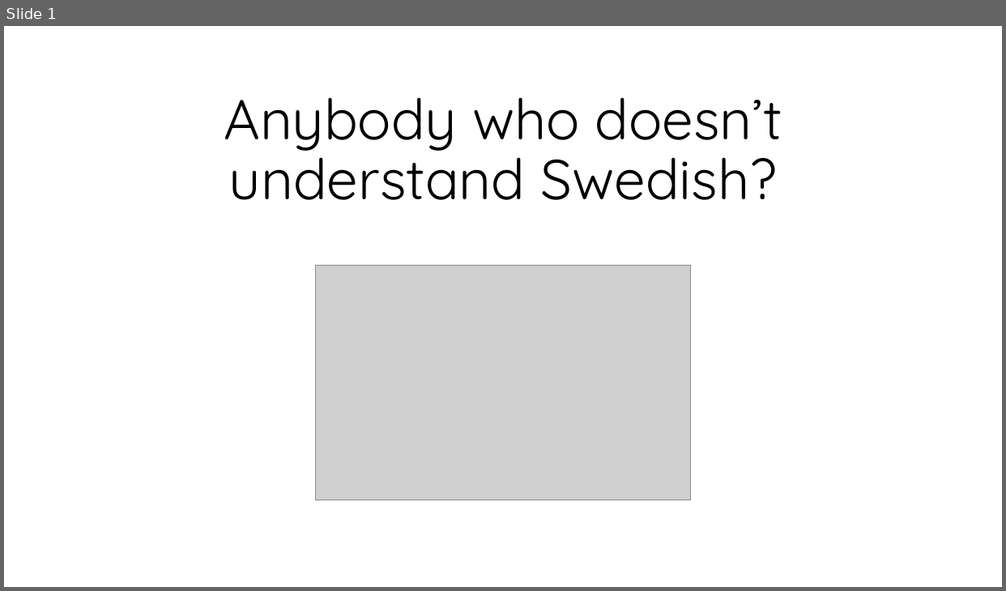
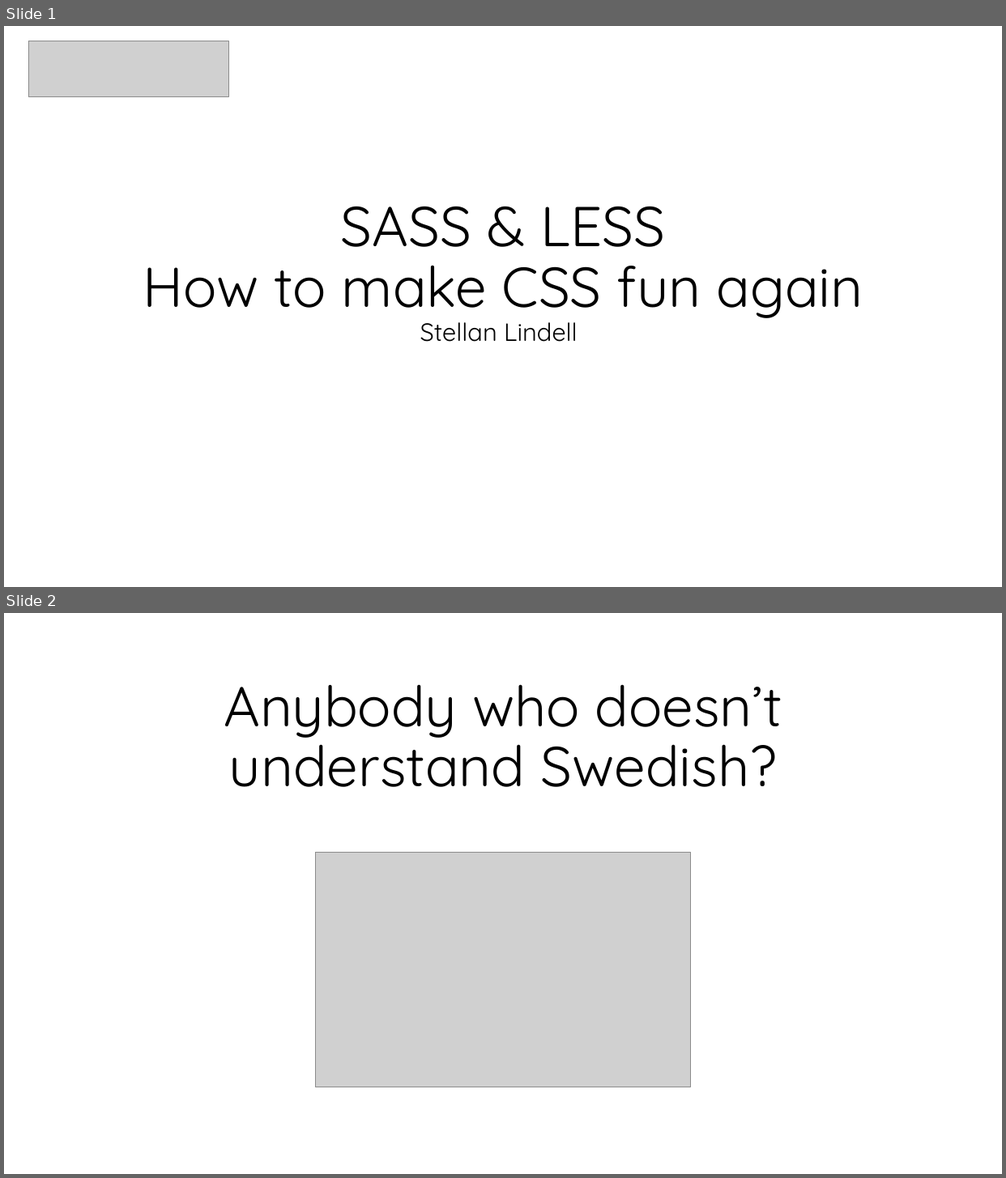
Before and after one commit to stiltet/SASS-Code-Example-Demo, a slide deck: Presentation.pptx. Shown one above the other, each under a label of ours: slide 1 before the commit, slides 1 and 2 after it. The pictures are 1006x591 and 1006x1178 pixels, drawn with LibreOffice and Linux fonts; fonts in the diff are those of the drawing; grey boxes stand for pictures. Boxes give left, top, right and bottom in pixels: in the first picture for what was removed or moved away, otherwise in the second. Text is boxed around its words. In the diff, an @@ line names an element or a change of style, - is before the commit and + after.

```diff
--- a/Presentation.pptx
+++ b/Presentation.pptx
@@ slide 1 added at [4,26,1002,587], background #FFFFFF @@
@@ picture added at [28,41,228,97] @@
@@ text added at [143,206,863,318], 54 pt, text #000000 @@
+SASS & LESS
+How to make CSS fun again
@@ text added at [420,322,577,342], 24 pt, text #000000 @@
+Stellan Lindell
@@ what was slide 1 is now slide 2 @@
```
Also in this commit, not shown: 9 slides changed, 5 other slides added, 9 other files.
